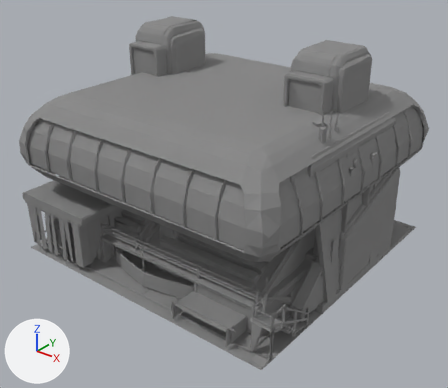
Renders of the glTF model public/models/props.glb from each side of a commit.
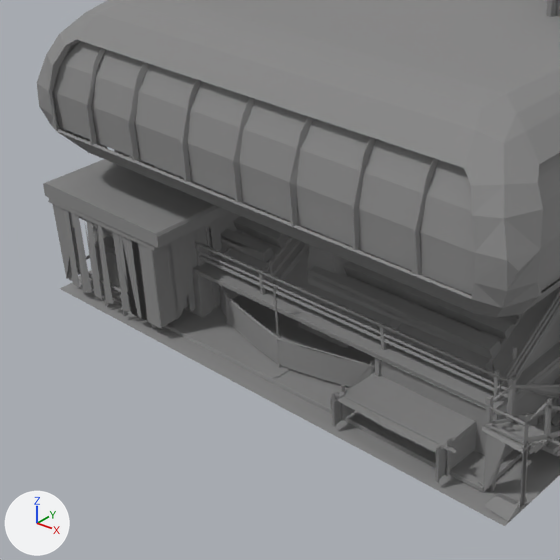
Each version is shown whole from a 50 mm camera at (121.7, -155.4, 113.2) aimed at (2.9, -6.9, 21.1), then close up on the part from 0% to 65% of the width and 25% to 100% of the height. Every picture has the same lights, and +X, +Y and +Z are marked at lower left. The first two pictures are the older version. Where no turn or scale is listed for an object, it has been applied to the vertices.

The first close-up shows 'barrier', 'bleachers', 'ski_lift' and 2 more.
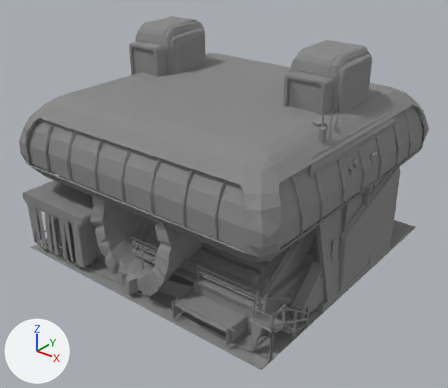
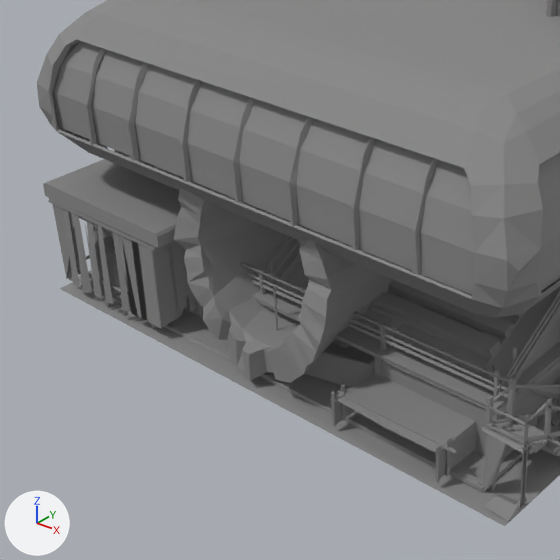
Patch to the scene script:
```diff
--- a/public/models/props.glb.py
+++ b/public/models/props.glb.py
@@ me_mesh_8 @@
+me_mesh_8.from_pydata(...)  # 556 vertices, 1112 faces; spans x -23.1..23.1, y -50.0..50.0, z -20.9..20.9
+me_mesh_8.materials.append(mat_structure)  # grey #888888
@@ ob_log_hollow @@
+ob_log_hollow = bpy.data.objects.new('log_hollow', me_mesh_8)
+ob_log_hollow.location = (0.0, 0.0, 20.9)
```

Where the change shows, as pixel boxes [x1, y1, x2, y2] in the close-ups (560 x 560 px):
'log_hollow', added
    after: [174, 181, 404, 383]
